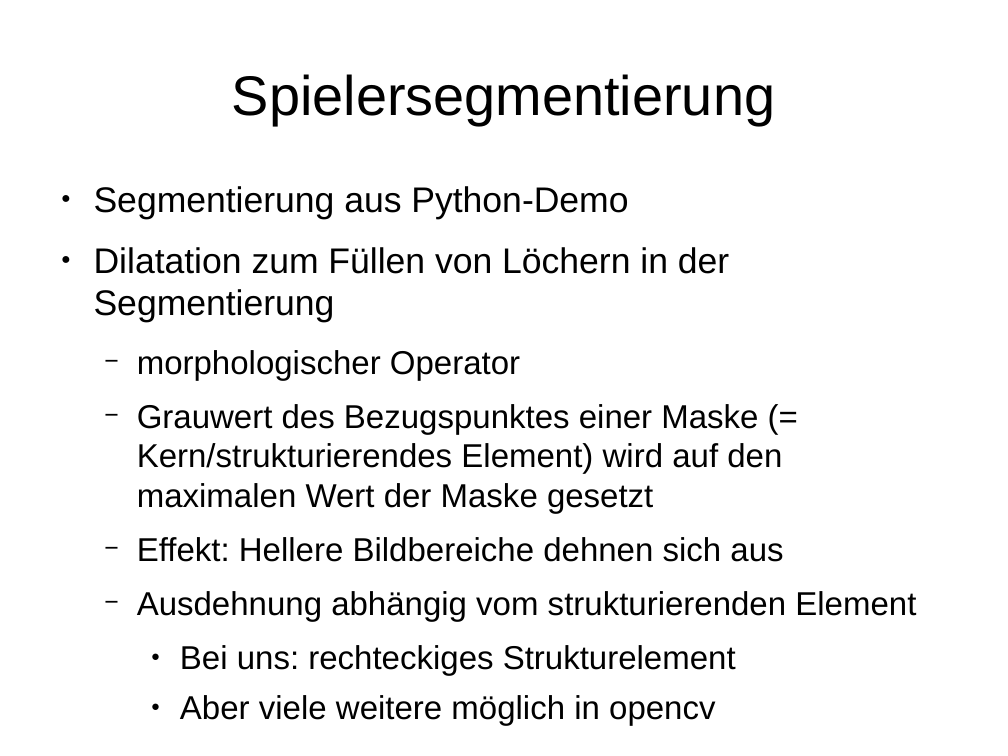
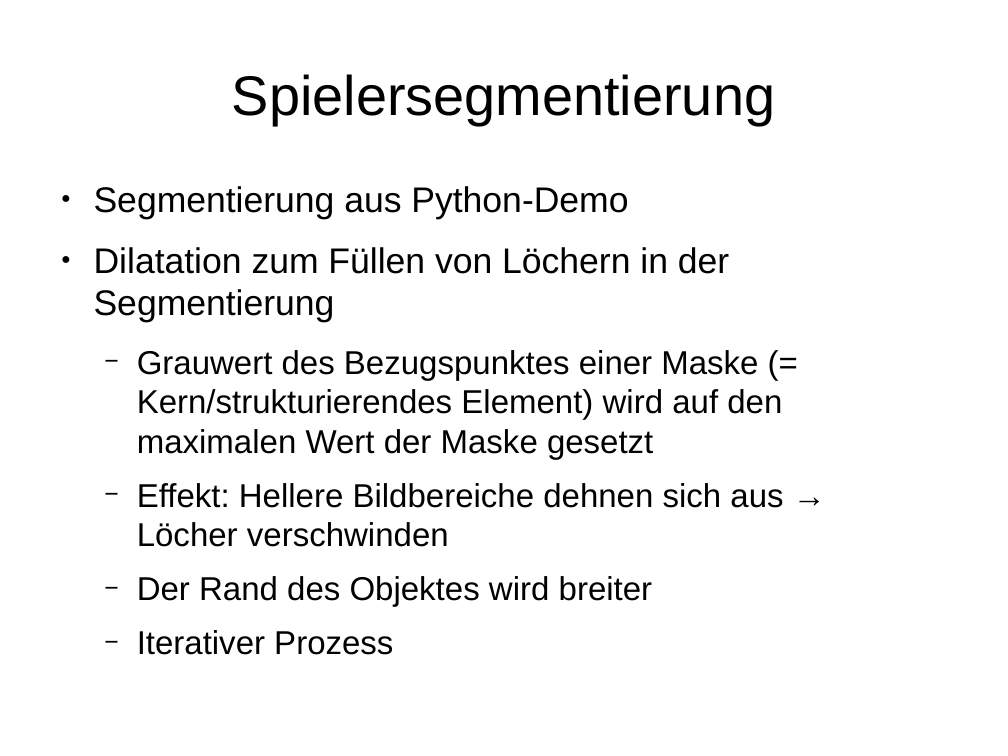
Before and after one commit to sandrellaella/bildverarbeitung, a slide deck: slide 3 of docs/Zwischenstand_1272012.odp. Drawn at 1008x756 pixels with LibreOffice and Linux fonts; fonts in the diff are those of the drawing. Boxes give left, top, right and bottom in pixels: in the first picture for what was removed or moved away, otherwise in the second. Text is boxed around its words. In the diff, an @@ line names an element or a change of style, - is before the commit and + after.

```diff
--- a/docs/Zwischenstand_1272012.odp
+++ b/docs/Zwischenstand_1272012.odp
@@ text at (137,350,520,380): paragraph removed @@
-  − morphologischer Operator
@@ text at (137,483,783,655): text changed @@
-  − Effekt: Hellere Bildbereiche dehnen sich aus
-  − Ausdehnung abhängig vom strukturierenden Element
-    ● Bei uns: rechteckiges Strukturelement
-    ● Aber viele weitere möglich in opencv
+  − Effekt: Hellere Bildbereiche dehnen sich aus → Löcher verschwinden
+  − Der Rand des Objektes wird breiter
+  − Iterativer Prozess
```
Also in this commit, not shown: 2 other slides changed, 24 other files.
